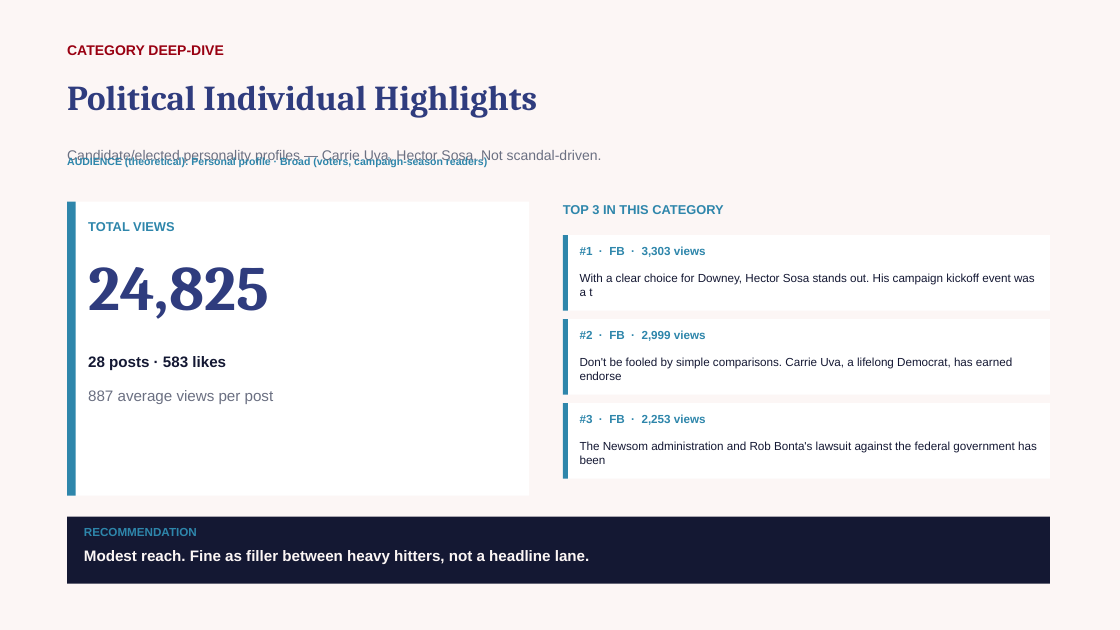
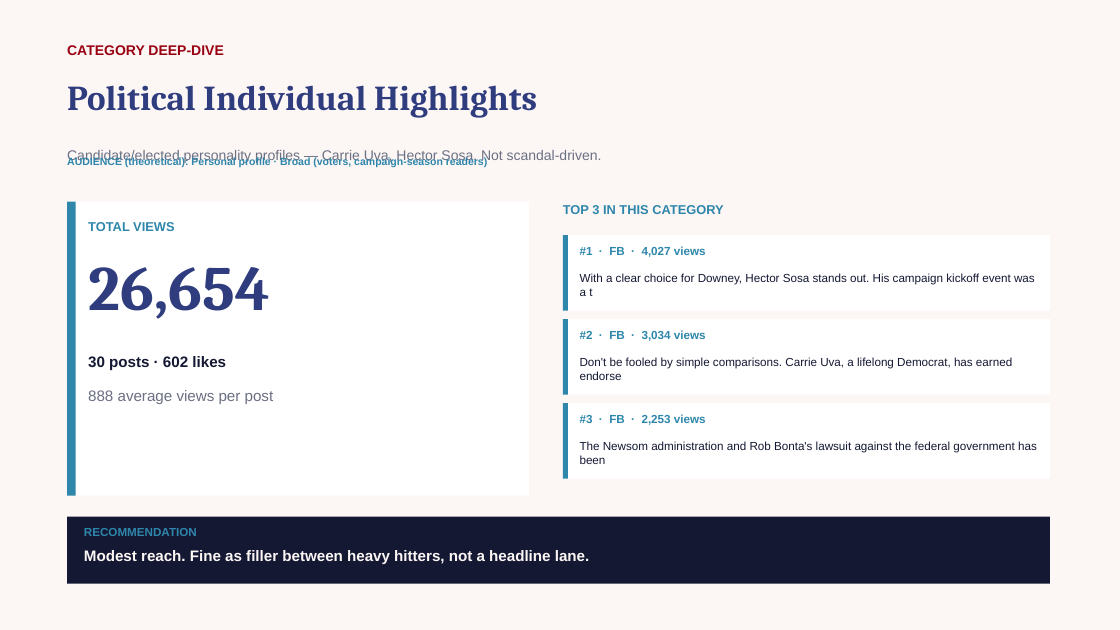
Before and after one commit to zvmmer/talking-downey-kpis, a slide deck: slide 11 of SPONSOR_CONTENT_REPORT.pptx. Drawn at 1120x630 pixels with LibreOffice and Linux fonts; fonts in the diff are those of the drawing. Boxes give left, top, right and bottom in pixels: in the first picture for what was removed or moved away, otherwise in the second. Text is boxed around its words. In the diff, an @@ line names an element or a change of style, - is before the commit and + after.

```diff
--- a/SPONSOR_CONTENT_REPORT.pptx
+++ b/SPONSOR_CONTENT_REPORT.pptx
@@ text at box(88, 267, 270, 319): text changed @@
-24,825
+26,654
@@ text at box(580, 246, 706, 257): text changed @@
-#1 · FB · 3,303 views
+#1 · FB · 4,027 views
@@ text at box(88, 356, 226, 370): text changed @@
-28 posts · 583 likes
+30 posts · 602 likes
@@ text at box(580, 330, 706, 341): text changed @@
-#2 · FB · 2,999 views
+#2 · FB · 3,034 views
@@ text at box(88, 390, 274, 404): text changed @@
-887 average views per post
+888 average views per post
```
Also in this commit, not shown: 13 other slides changed, 5 other files.
